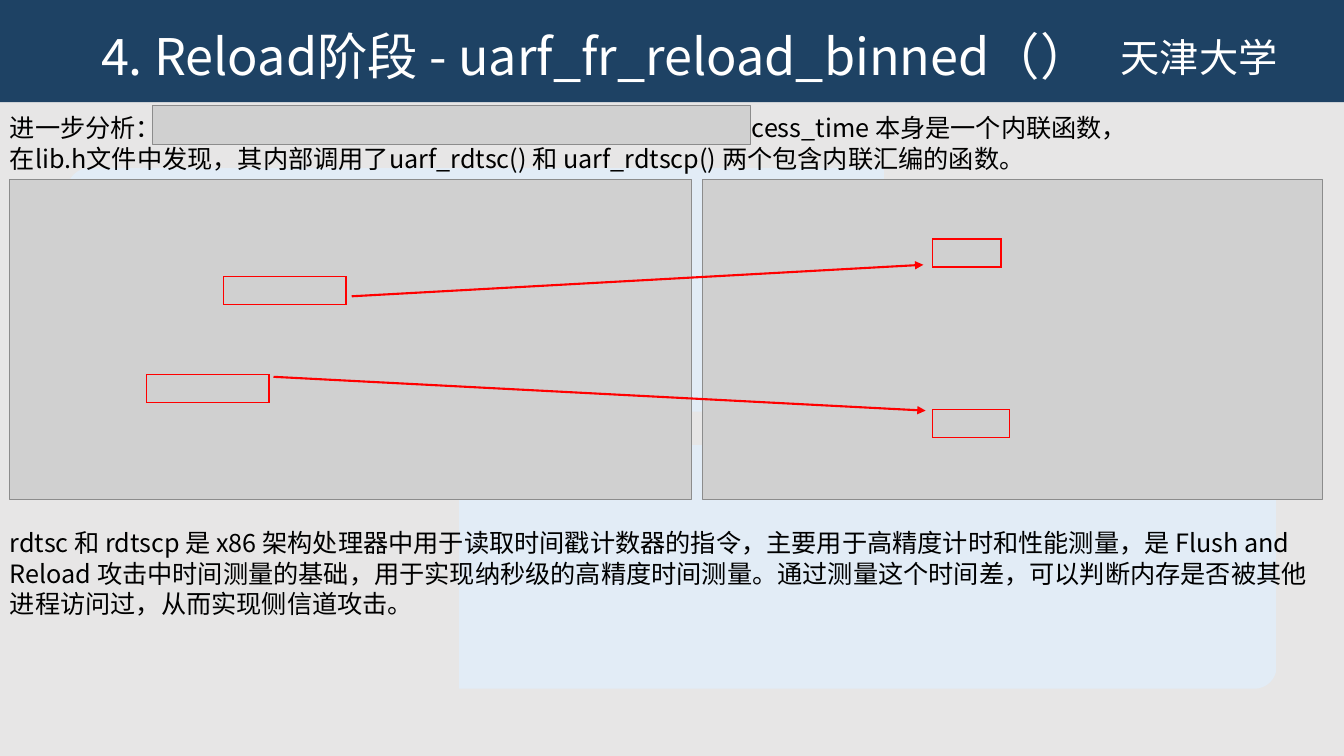
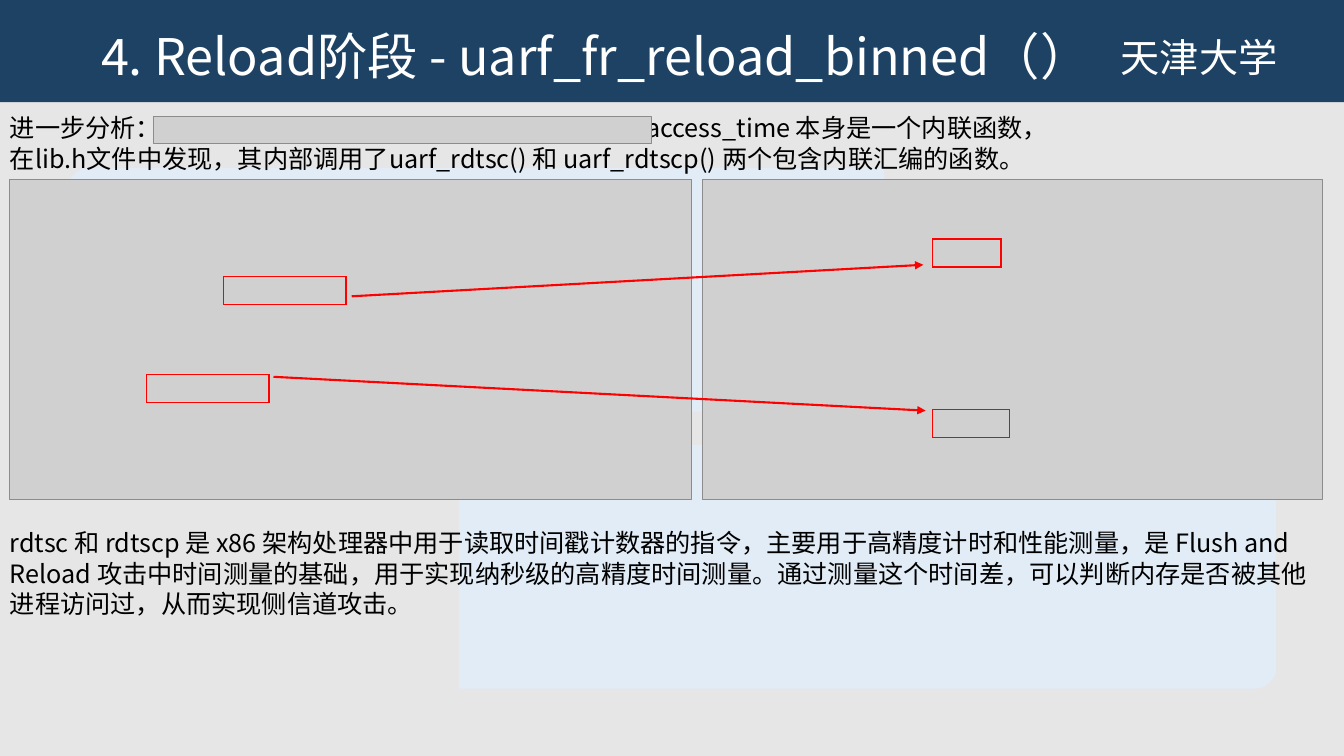
Before and after one commit to JHM2004/amd-microarch-side-channel-testbed, a slide deck: slide 8 of 第2次组会-flush and reload-2026-01-21/第2次组会.pptx. Drawn at 1344x756 pixels with LibreOffice and Linux fonts; fonts in the diff are those of the drawing; grey boxes stand for pictures; background and template pictures are left out. Boxes give left, top, right and bottom in pixels: in the first picture for what was removed or moved away, otherwise in the second. Text is boxed around its words. In the diff, an @@ line names an element or a change of style, - is before the commit and + after.

```diff
--- a/第2次组会-flush and reload-2026-01-21/第2次组会.pptx
+++ b/第2次组会-flush and reload-2026-01-21/第2次组会.pptx
@@ text "进一步分析： uarf_get_access_time 本身是一个内联函数，" rewrapped from bbox=[10, 112, 1127, 174] to bbox=[10, 115, 1048, 174] @@
@@ picture: place and size @@
-picture at bbox=[153, 106, 751, 145]
+picture at bbox=[153, 116, 651, 143]
```
Also in this commit, not shown: 3 other slides changed, 2 other files.
